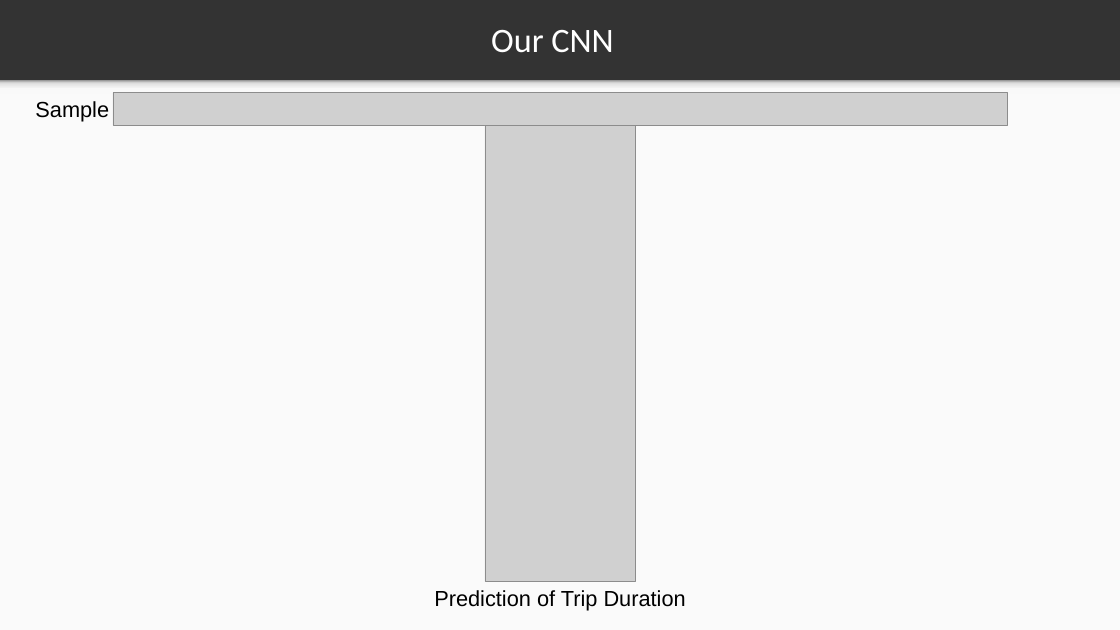
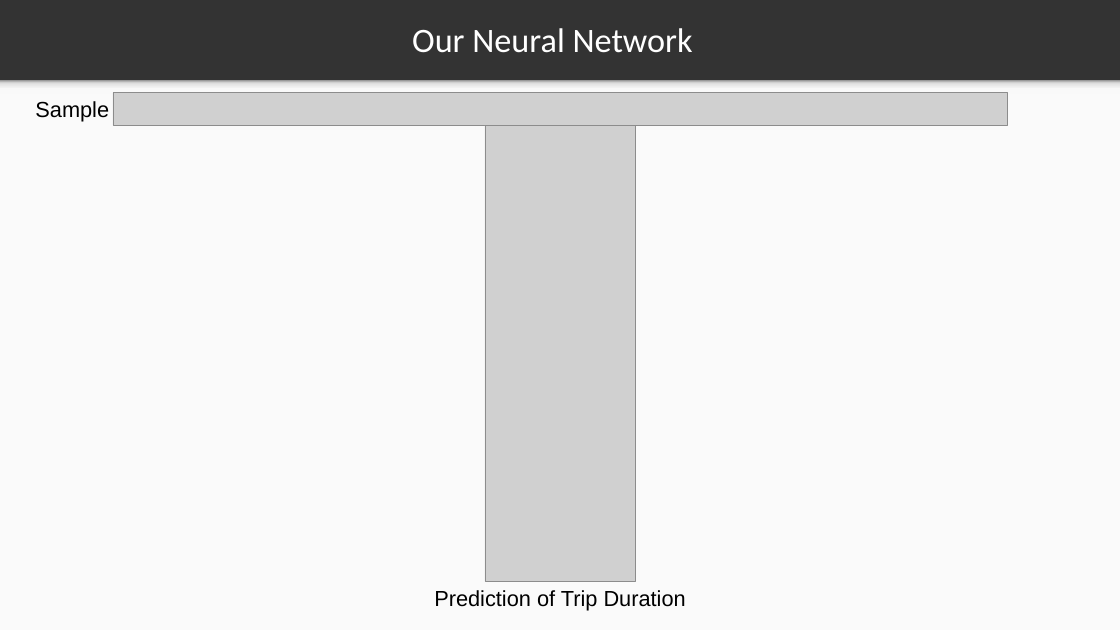
Before and after one commit to markstrefford/1.-Learning-Python-AI-by-Example, a slide deck: slide 5 of 3. Predicting Taxi Ride Duration/Slides/3.3.pptx. Drawn at 1120x630 pixels with LibreOffice and Linux fonts; fonts in the diff are those of the drawing; grey boxes stand for pictures. Boxes give left, top, right and bottom in pixels: in the first picture for what was removed or moved away, otherwise in the second. Text is boxed around its words. In the diff, an @@ line names an element or a change of style, - is before the commit and + after.

Commit message:
Changes to ppt

```diff
--- a/3. Predicting Taxi Ride Duration/Slides/3.3.pptx
+++ b/3. Predicting Taxi Ride Duration/Slides/3.3.pptx
@@ title at (412, 28, 693, 53): text changed @@
-Our CNN
+Our Neural Network
```
Also in this commit, not shown: 1 other file.
